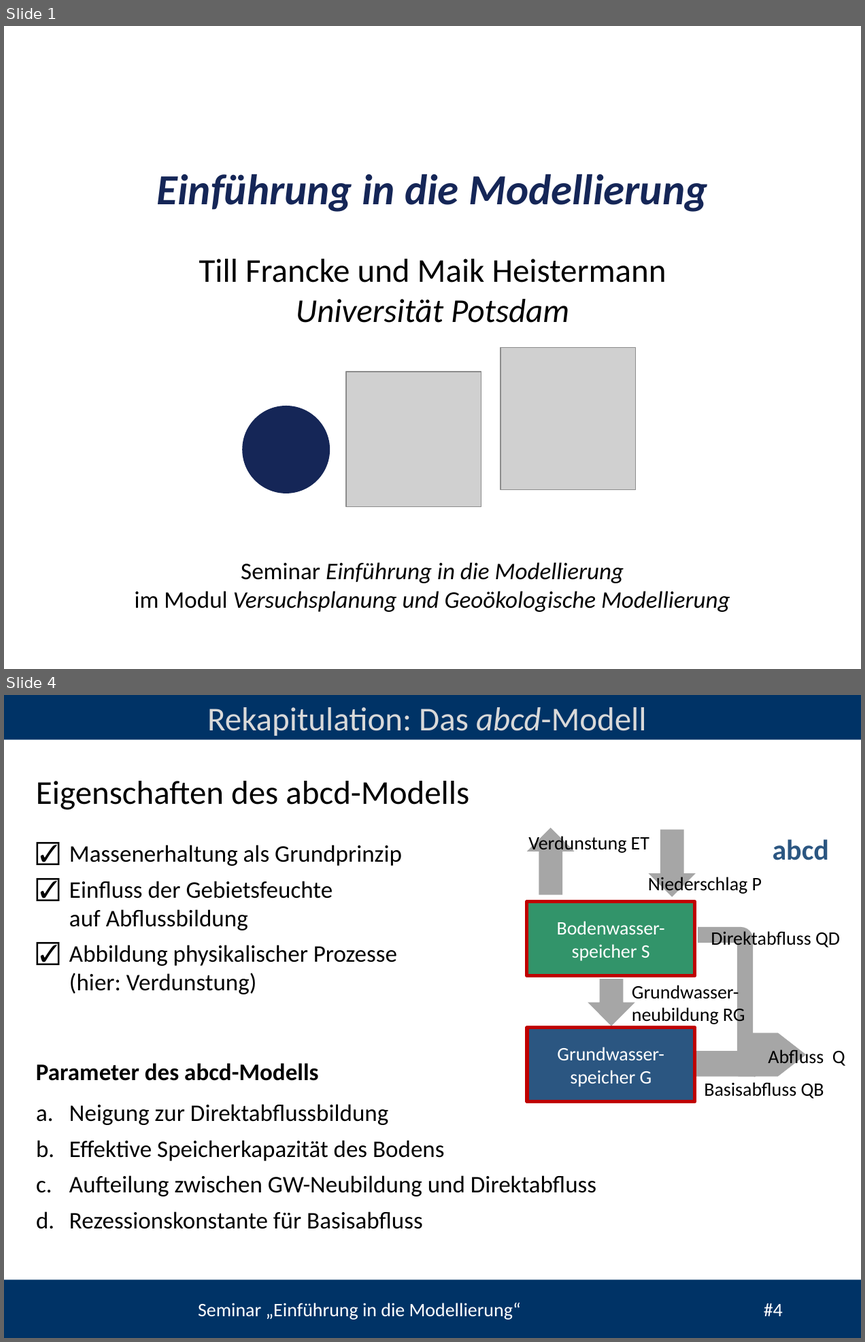
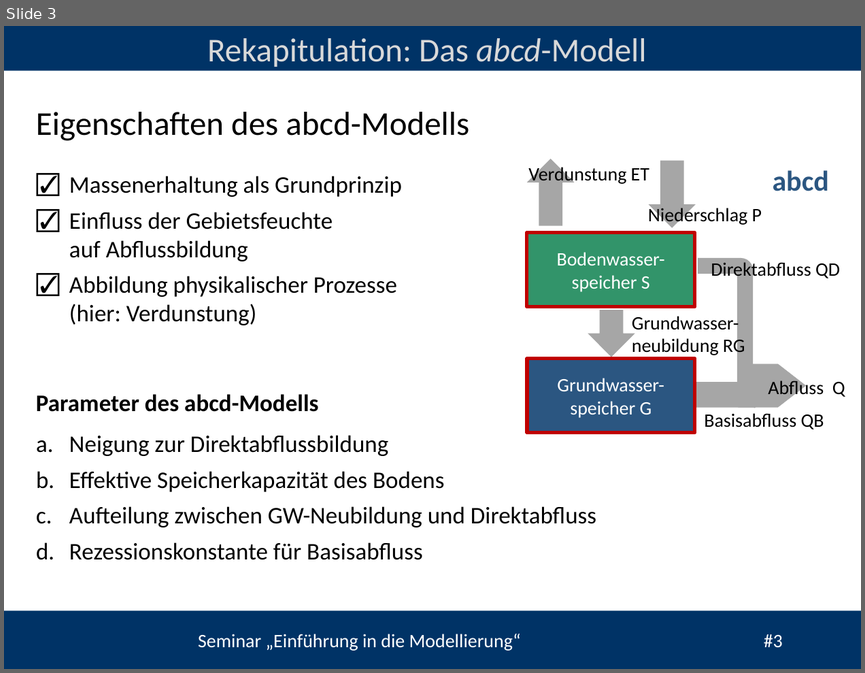
Before and after one commit to heistermann/Einf_Modellierung, a slide deck: Termin_6/folien/UebungModellierung#6.odp. Shown one above the other, each under a label of ours: slides 1 and 4 before the commit, slide 3 after it; the slides between them are not shown. The pictures are 865x1342 and 865x673 pixels, drawn with LibreOffice and Linux fonts; fonts in the diff are those of the drawing; grey boxes stand for pictures; background and template pictures are left out. Boxes give left, top, right and bottom in pixels: in the first picture for what was removed or moved away, otherwise in the second. Text is boxed around its words. In the diff, an @@ line names an element or a change of style, - is before the commit and + after.

```diff
--- a/Termin_6/folien/UebungModellierung#6.odp
+++ b/Termin_6/folien/UebungModellierung#6.odp
@@ slide 1 removed at box(4, 26, 861, 669), background #FFFFFF @@
@@ text removed at box(157, 174, 707, 212) @@
-Einführung in die Modellierung
@@ text removed at box(199, 259, 666, 322) @@
-Till Francke und Maik Heistermann
-Universität Potsdam
@@ group removed at box(135, 347, 730, 611): 2 pictures, 1 ellipse, 1 text @@
-Seminar Einführung in die Modellierung
-im Modul Versuchsplanung und Geoökologische Modellierung
@@ what was slide 4 is now slide 3 @@
@@ text at box(198, 633, 783, 650): text changed @@
-Seminar „Einführung in die Modellierung“ #4
+Seminar „Einführung in die Modellierung“ #3
```
Also in this commit, not shown: 6 slides changed, 1 other slide removed, 21 other files.
